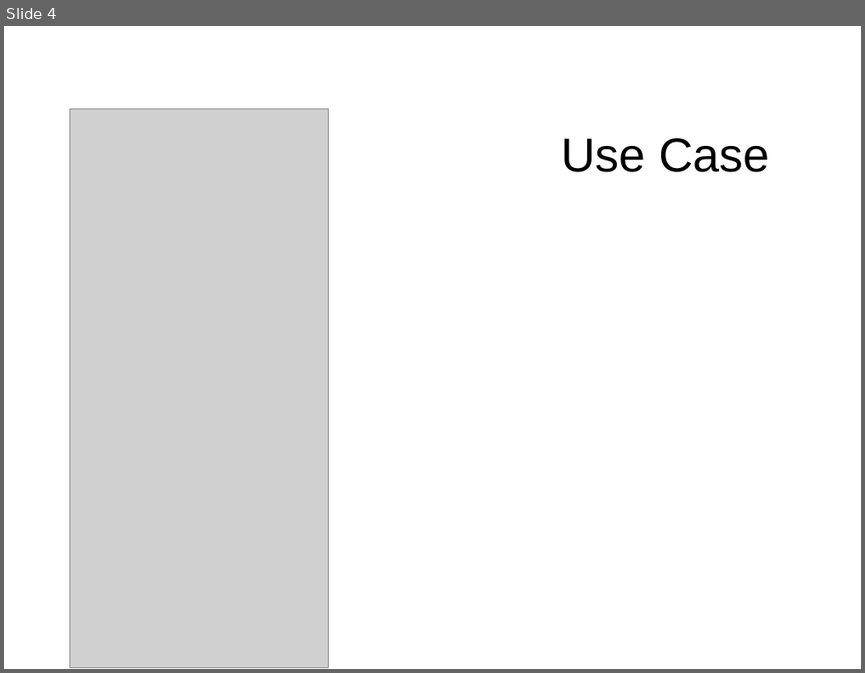
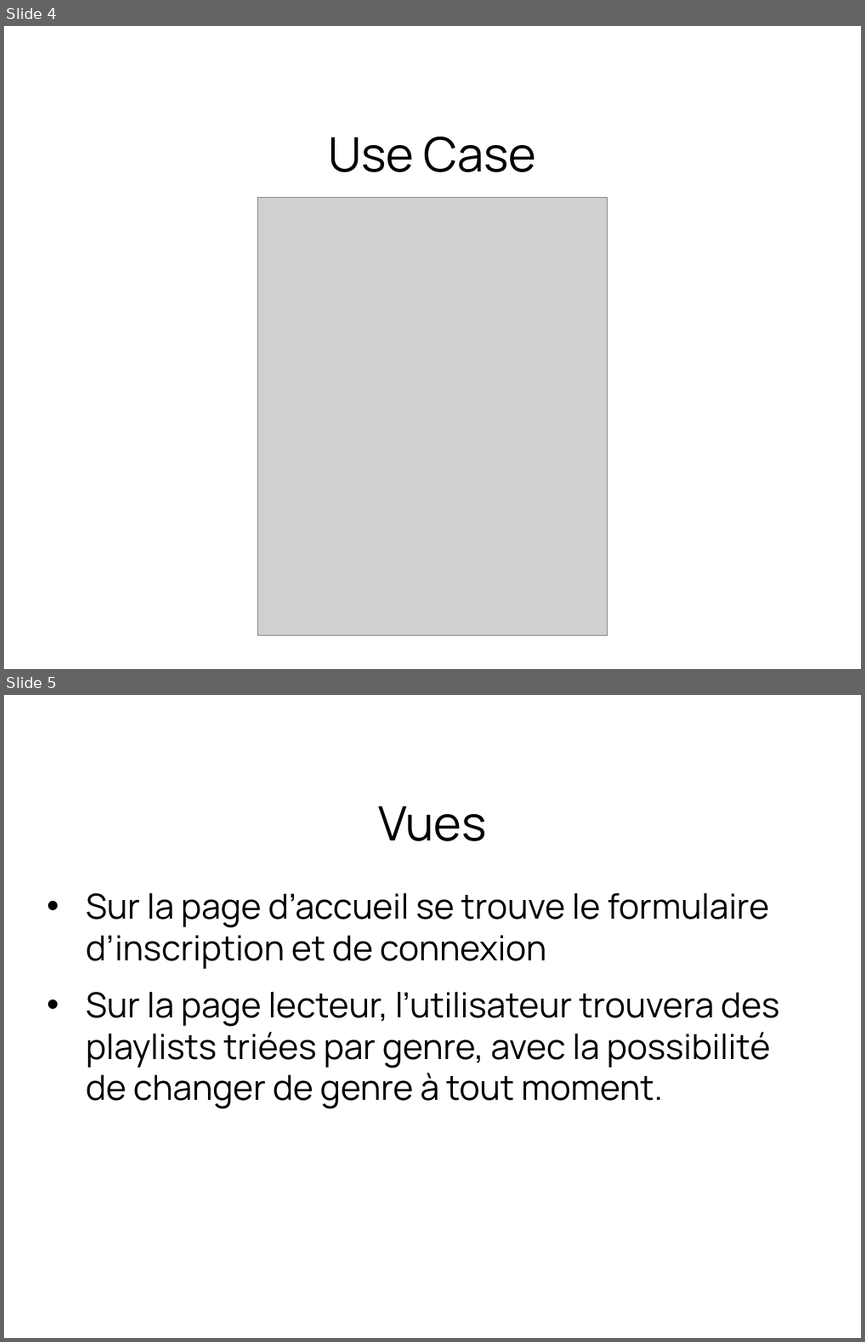
Before and after one commit to Manonrtnt/Rezeed, a slide deck: sql/redeez.odp. Shown one above the other, each under a label of ours: slide 4 before the commit, slides 4 and 5 after it. The pictures are 865x673 and 865x1342 pixels, drawn with LibreOffice and Linux fonts; fonts in the diff are those of the drawing; grey boxes stand for pictures; background and template pictures are left out. Boxes give left, top, right and bottom in pixels: in the first picture for what was removed or moved away, otherwise in the second. Text is boxed around its words. In the diff, an @@ line names an element or a change of style, - is before the commit and + after.

```diff
--- a/sql/redeez.odp
+++ b/sql/redeez.odp
@@ slide 5 added at (4,695,861,1338), background #FFFFFF @@
@@ text added at (378,805,486,841), 44 pt, text #000000 @@
+Vues
@@ text added at (86,893,779,1109), 32 pt, text #000000 @@
+• Sur la page d’accueil se trouve le formulaire d’inscription et de connexion
+• Sur la page lecteur, l’utilisateur trouvera des playlists triées par genre, avec la possibilité de changer de genre à tout moment.
@@ slide 4 changed as well @@
@@ title "Use Case" at (328,136,536,172): font Arial to Manrope @@
@@ picture: place and size @@
-picture at (70,108,328,668)
+picture at (257,197,608,635)
```
Also in this commit, not shown: 2 other slides changed, 10 other slides added, 1 slide removed, 13 other files.
